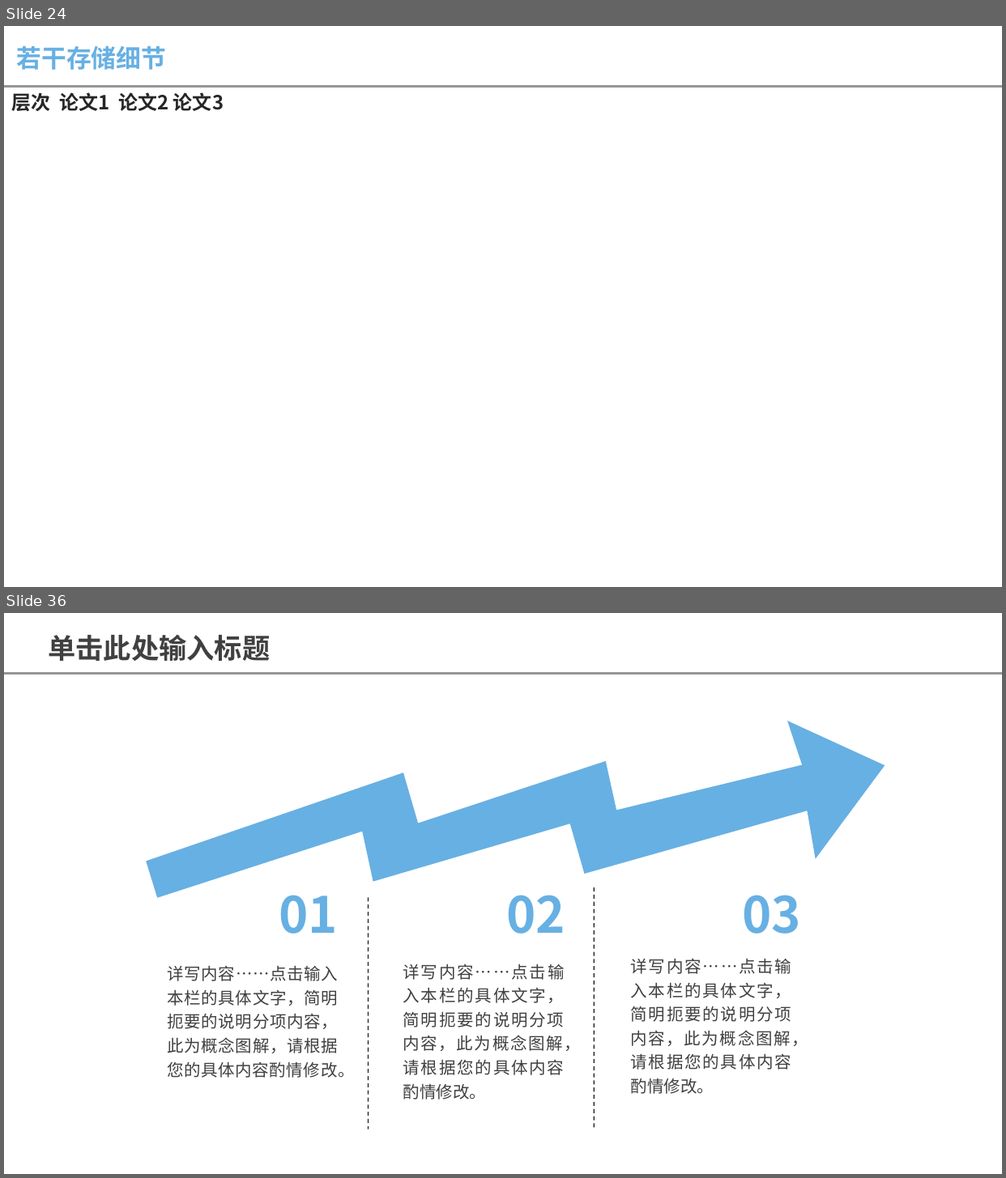
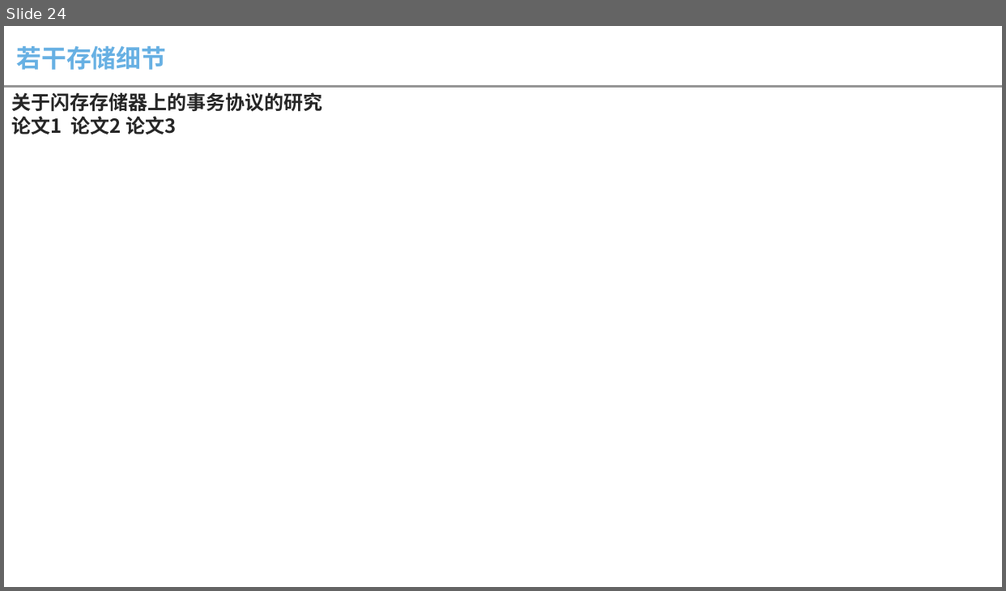
Before and after one commit to foreverfruit/Doc, a slide deck: 学习汇报.pptx. Shown one above the other, each under a label of ours: slides 24 and 36 before the commit, slide 24 after it; the slides between them are not shown. The pictures are 1006x1178 and 1006x591 pixels, drawn with LibreOffice and Linux fonts; fonts in the diff are those of the drawing. Boxes give left, top, right and bottom in pixels: in the first picture for what was removed or moved away, otherwise in the second. Text is boxed around its words. In the diff, an @@ line names an element or a change of style, - is before the commit and + after.

```diff
--- a/学习汇报.pptx
+++ b/学习汇报.pptx
@@ slide 36 removed at <box>4,613,1002,1174</box>, background #FFFFFF; not listed: 1 template element that a slide beside it also shows @@
@@ text removed at <box>48,635,270,661</box> @@
-单击此处输入标题
@@ freeform shape removed at <box>146,721,884,898</box> @@
@@ text removed at <box>279,895,338,934</box> @@
-01
@@ line removed from (368, 897) to (368, 1130) @@
@@ text removed at <box>506,895,565,934</box> @@
-02
@@ line removed from (594, 888) to (594, 1130) @@
@@ text removed at <box>742,895,801,934</box> @@
-03
@@ text removed at <box>167,965,354,1078</box> @@
-详写内容……点击输入本栏的具体文字，简明扼要的说明分项内容，此为概念图解，请根据您的具体内容酌情修改。
@@ text removed at <box>403,964,581,1100</box> @@
-详写内容……点击输入本栏的具体文字，简明扼要的说明分项内容，此为概念图解，请根据您的具体内容酌情修改。
@@ text removed at <box>631,958,808,1094</box> @@
-详写内容……点击输入本栏的具体文字，简明扼要的说明分项内容，此为概念图解，请根据您的具体内容酌情修改。
@@ slide 24 changed as well @@
@@ text at <box>11,92,322,135</box>: text changed @@
-层次 论文1 论文2 论文3
+关于闪存存储器上的事务协议的研究
+论文1 论文2 论文3
```
Also in this commit, not shown: 1 slide added, 28 other slides removed, 1 other file.
